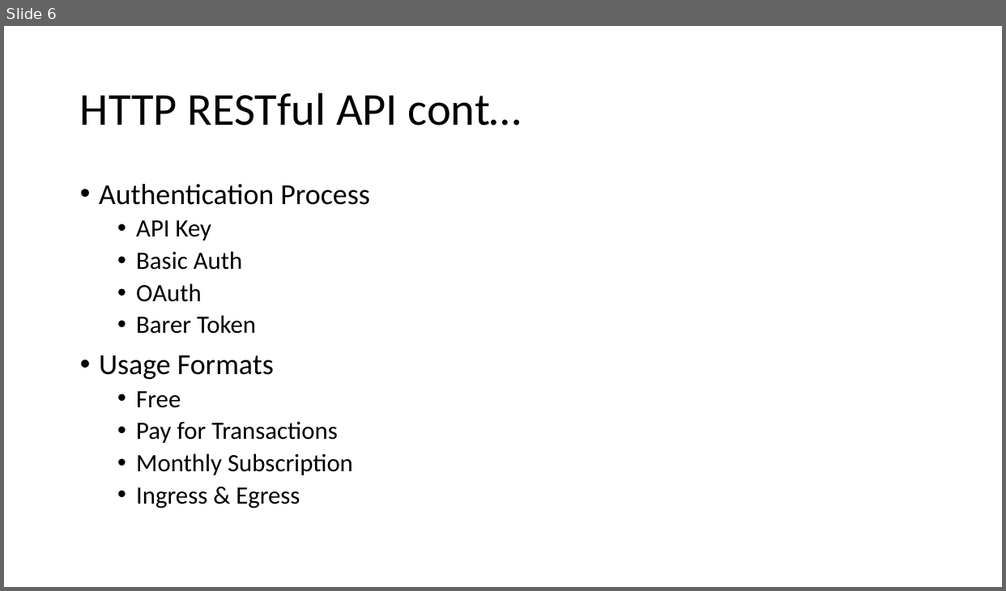
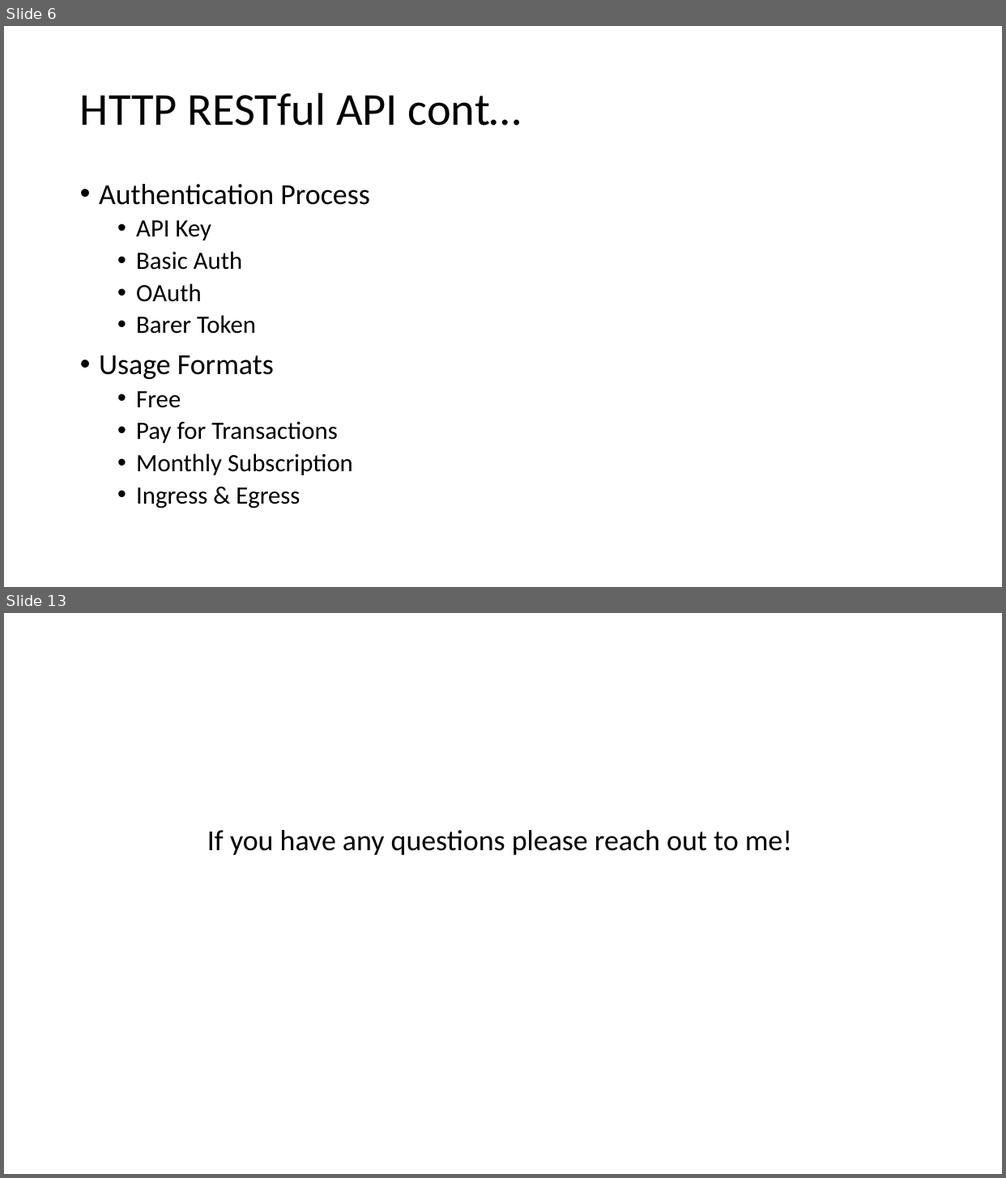
Before and after one commit to archserver/wdd230, a slide deck: api/Documents/API’s.pptx. Shown one above the other, each under a label of ours: slide 6 before the commit, slides 6 and 13 after it; the slides between them are not shown. The pictures are 1006x591 and 1006x1178 pixels, drawn with LibreOffice and Linux fonts; fonts in the diff are those of the drawing. Boxes give left, top, right and bottom in pixels: in the first picture for what was removed or moved away, otherwise in the second. Text is boxed around its words. In the diff, an @@ line names an element or a change of style, - is before the commit and + after.

```diff
--- a/api/Documents/API’s.pptx
+++ b/api/Documents/API’s.pptx
@@ slide 13 added at <box>4,613,1002,1174</box>, background #FFFFFF @@
@@ text added at <box>207,830,792,855</box>, 28 pt, text #000000 @@
+If you have any questions please reach out to me!
```
Also in this commit, not shown: 1 slide changed, 6 other slides added, 14 other files.
